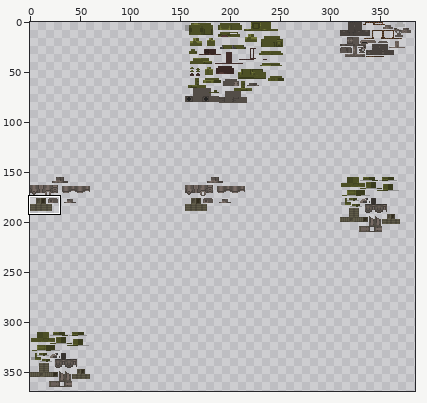
Two versions of one sprite sheet, src/main/resources/assets/nukacraft/textures/power_armor/t51.png. The first picture is a wide view before the edit; the outline marks the close-up.
Close-up. As it was:
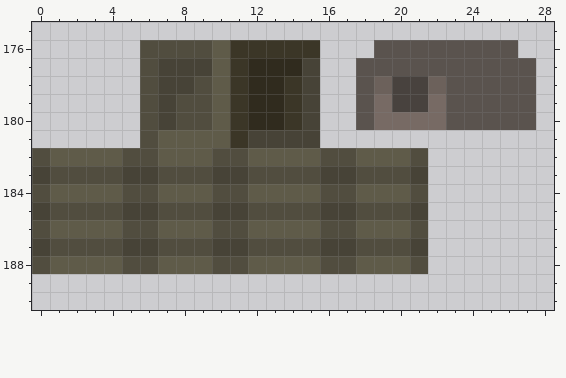
The file is 465x620 pixels. Colours within 5 levels of each other are drawn and written as one. Shown: x 0..28, y 175..190. The wide view leaves out empty margins. The commit also changed other parts of the picture, which this record leaves out.
Once edited:
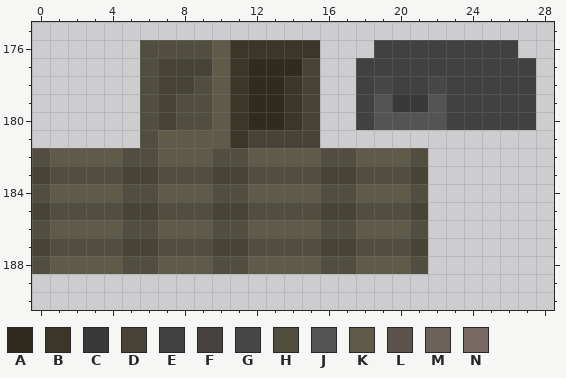
Palette (. is transparent): A #302b1e  B #3b3627  C #393939  D #474337  E #414141  F #48423e  G #474747  H #514d3f  J #545454  K #5f5b49  L #5a534e  M #6c615b  N #776a64
Edits made:
y 176: x 19..26 LLLLLLLL -> EEEEEEEE
y 177: x 18..27 LLLLLLLLLL -> EEEEEEEEEE
y 178: x 18..27 LMFFMLLLLL -> EGEEGEEEEE
y 179: x 18..27 LNFFNLLLLL -> EJCCJEEEEE
y 180: x 18..27 LNNNNLLLLL -> EJJJJEEEEE
